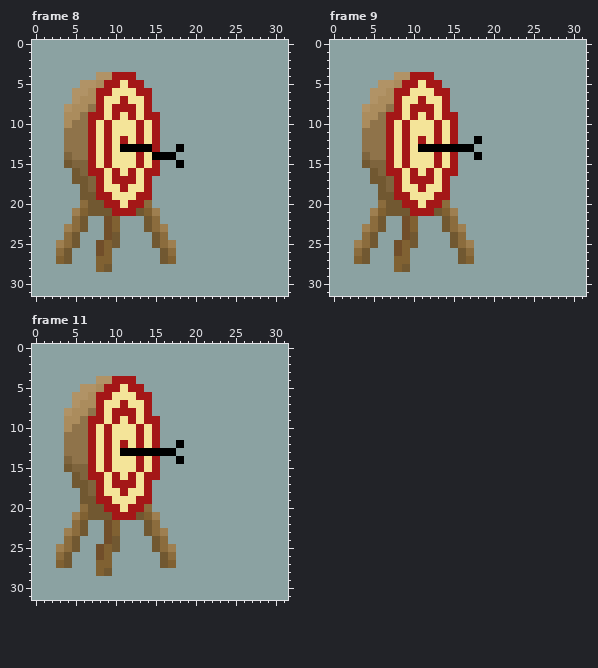
One commit to this animated GIF sprite: Target_Hit.gif. Above, as it was before the edit.
The file is 32x32 pixels, 24 frames. Colours within 5 levels of each other are drawn and written as one. Shown: frame 8, frame 9, frame 11. The commit also changed other frames, which this record leaves out.
New version:
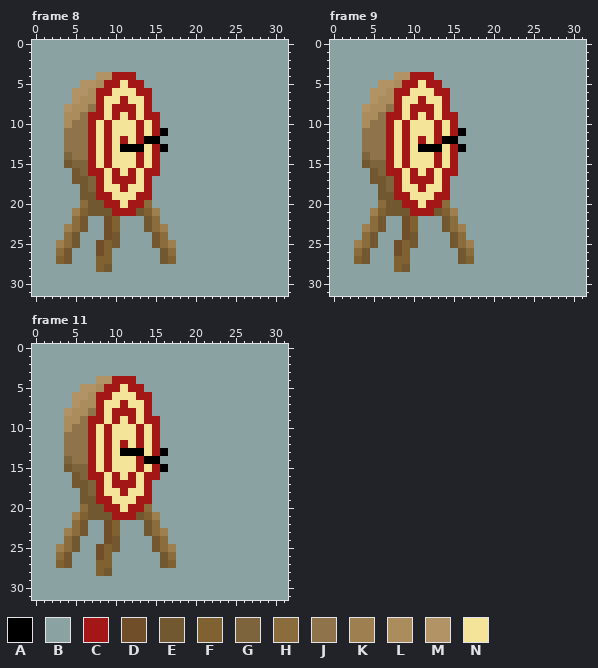
Palette (. is transparent): A #000000  B #8ba2a2  C #a41717  D #714e2a  E #715831  F #806132  G #7e643d  H #8b6c3d  J #8f734a  K #9e7f50  L #ab8c5d  M #b19366  N #f4e499
Edits made:
Frame 8:
y 11: x 16 B -> A
y 12: x 14..15 NC -> AA
y 13: x 14 A -> N; x 16 B -> A; x 18 A -> B
y 14: x 15..17 AAA -> CBB
y 15: x 18 A -> B
Frame 9:
y 11: x 16 B -> A
y 12: x 14..15 NC -> AA; x 18 A -> B
y 13: x 14..15 AA -> NC; x 17 A -> B
y 14: x 18 A -> B
Frame 11:
y 12: x 18 A -> B
y 13: x 14..15 AA -> NC; x 17 A -> B
y 14: x 14..15 NC -> AA; x 18 A -> B
y 15: x 16 B -> A
Boxes around the changes in both pictures, in picture pixels (x1, y1, x2, y2):
changed: (144, 128, 184, 168)
changed: (442, 128, 482, 160)
changed: (144, 440, 184, 472)
